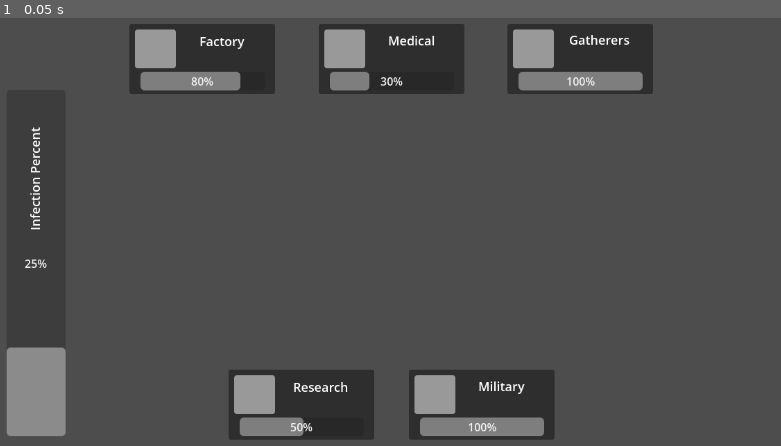
Above: before the commit, frame 1.
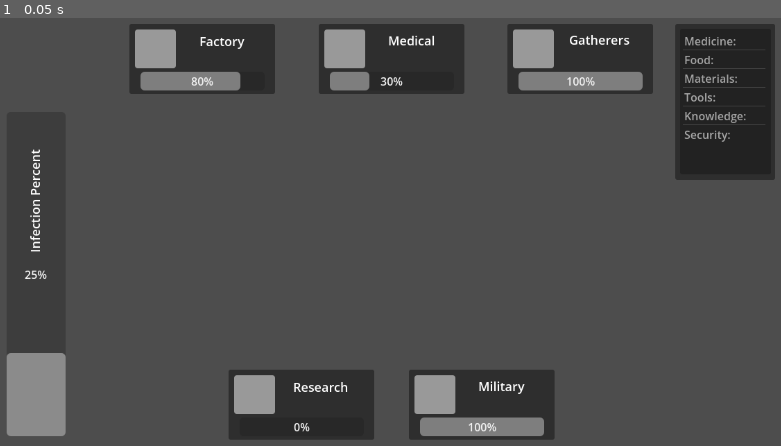
Above: after the commit, the same moment.

Repository: jaxonRuiz/CMPM170-Prototype2
Game: Godot game, scene res://Scenes/game.tscn
The game is run twice, just before and just after one commit, with the same random seed, the same clock (stepped at 60 frames per second) and the same inputs. This scene is started directly instead of the project's main scene.
Inputs:
- Up to frame 1 (0.05 s): no input

The runs differ from the first frame. In frame 1, 5.2% of the frame differs, in the area x 0-100%, y 1-98%.

Commit message:
Item List

Diff:
--- a/Scenes/game.tscn
+++ b/Scenes/game.tscn
@@ -213,7 +213,6 @@
 offset_bottom = -5.0
 grow_horizontal = 2
 grow_vertical = 0
-value = 50.0
 allow_greater = true
 
 [node name="Military" type="Panel" parent="Control"]
@@ -275,7 +274,7 @@
 offset_bottom = -5.0
 grow_horizontal = 2
 grow_vertical = 0
-value = 100.0
+value = 120.0
 allow_greater = true
 
 [node name="Gatherers" type="Panel" parent="Control"]
@@ -337,11 +336,43 @@
 value = 100.0
 allow_greater = true
 
+[node name="Resource Pools" type="Panel" parent="Control"]
+layout_mode = 1
+anchors_preset = 1
+anchor_left = 1.0
+anchor_right = 1.0
+offset_left = -168.0
+offset_top = 24.0
+offset_right = -24.0
+offset_bottom = 249.0
+grow_horizontal = 0
+
+[node name="ItemList" type="ItemList" parent="Control/Resource Pools"]
+layout_mode = 1
+anchors_preset = 8
+anchor_left = 0.5
+anchor_top = 0.5
+anchor_right = 0.5
+anchor_bottom = 0.5
+offset_left = -65.0
+offset_top = -105.5
+offset_right = 66.0
+offset_bottom = 104.5
+grow_horizontal = 2
+grow_vertical = 2
+item_count = 6
+item_0/text = "Medicine:"
+item_1/text = "Food:"
+item_2/text = "Materials:"
+item_3/text = "Tools:"
+item_4/text = "Knowledge:"
+item_5/text = "Security:"
+
 [node name="ProgressBar" type="ProgressBar" parent="."]
 anchors_preset = 9
 anchor_bottom = 1.0
 offset_left = 24.0
-offset_top = 118.0
+offset_top = 150.0
 offset_right = 109.0
 offset_bottom = 618.0
 grow_vertical = 2
--- a/Scenes/main.tscn
+++ b/Scenes/main.tscn
@@ -13,12 +13,6 @@
 [node name="Groups" type="Node" parent="."]
 script = ExtResource("2_gsoio")
 
-[node name="AllocationLabel" type="Label" parent="."]
-offset_left = 79.0
-offset_top = 1.0
-offset_right = 119.0
-offset_bottom = 24.0
-
-[node name="ResourceLabel" type="Label" parent="."]
+[node name="Label" type="Label" parent="."]
 offset_right = 321.0
 offset_bottom = 239.0
--- /dev/null
+++ b/Scenes/popup.tscn
@@ -0,0 +1,3 @@
+[gd_scene format=3 uid="uid://cc61nmhbkv5jq"]
+
+[node name="Popup" type="Node2D"]
Not shown: 1 places in Scenes/game.tscn that only renumber resources
